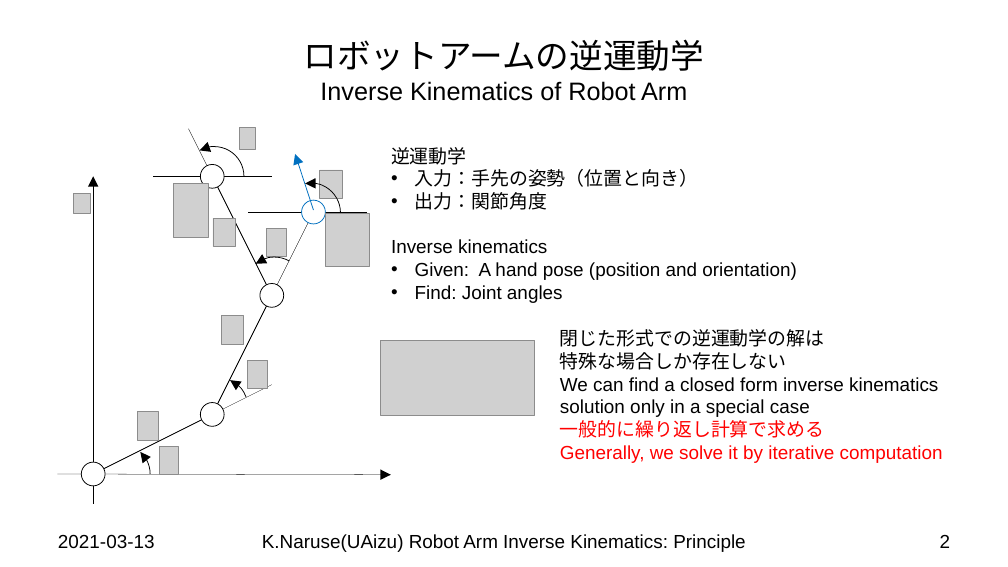
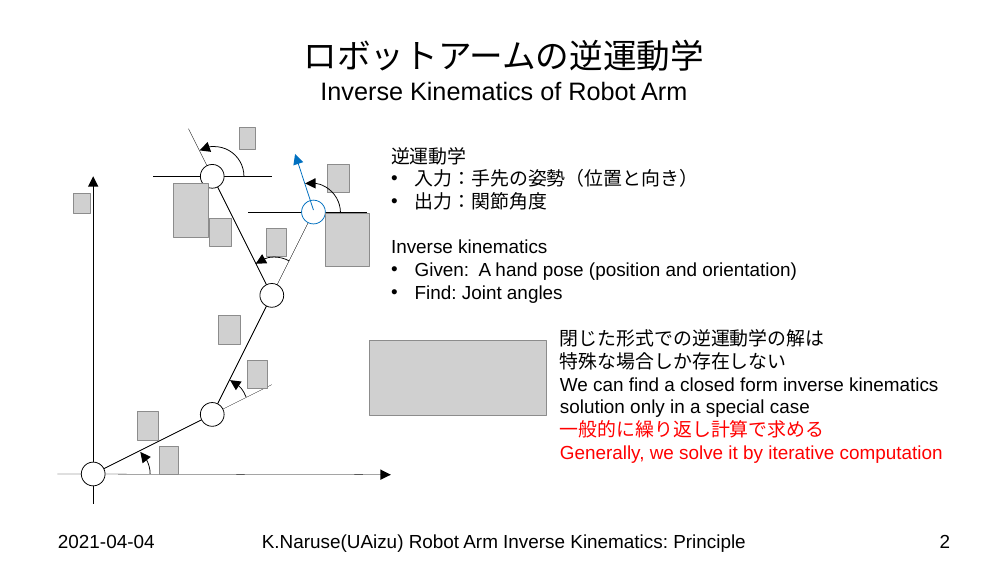
Before and after one commit to keitaronaruse/Naruse-robotics-tutorial, a slide deck: slide 2 of doc/slides/Robot-Arm-Inverse-Kinematics-Principle.pptx. Drawn at 1008x567 pixels with LibreOffice and Linux fonts; fonts in the diff are those of the drawing; grey boxes stand for pictures; background and template pictures are left out. Boxes give left, top, right and bottom in pixels: in the first picture for what was removed or moved away, otherwise in the second. Text is boxed around its words. In the diff, an @@ line names an element or a change of style, - is before the commit and + after.

```diff
--- a/doc/slides/Robot-Arm-Inverse-Kinematics-Principle.pptx
+++ b/doc/slides/Robot-Arm-Inverse-Kinematics-Principle.pptx
@@ picture: place and size @@
-picture at (320,170,342,199)
+picture at (327,165,349,194)
@@ picture: place and size @@
-picture at (213,219,235,247)
+picture at (209,219,231,247)
@@ picture: place and size @@
-picture at (380,340,535,416)
+picture at (370,340,546,416)
@@ text at (58,534,155,549): text changed @@
-2021-03-13
+2021-04-04
```
Also in this commit, not shown: 5 other slides changed, 2 slides added, 9 other files.
